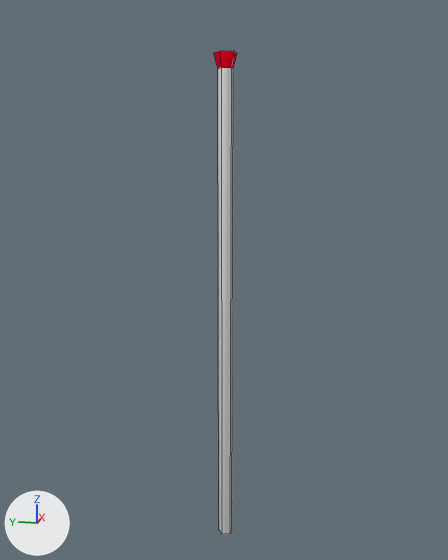
An edit to the Blender file materials/models/tank/tank.blend, drawn before and after from the same camera.
Before and after are seen from a 50 mm lens placed at (-1.128, 0.187, 1.283), pointed at (-0.55, 0.302, 1.139). Arrows for +X, +Y and +Z are at lower left; the lights stay in place. Mesh edges are drawn as thin lines. The same objects are shown in both versions, whatever each file hides.

The older version as bpy lines, for what is in view:
```python
me_cylinder_008 = bpy.data.meshes.new('Cylinder.008')
me_cylinder_008.from_pydata(...)  # 15 vertices, 12 faces; spans x -0.09..0.09, y -0.07..0.09, z -0.94..1.0
me_cylinder_008.polygons.foreach_set('use_smooth', [True] * 12)
# faces by material slot: [7, 5]
me_cylinder_008.materials.append(mat_antenna_tip)  # red #e70023
me_cylinder_008.materials.append(mat_tank)  # its picture is missing
ob_antenna = bpy.data.objects.new('Antenna', me_cylinder_008)
ob_antenna.location = (-0.5567, 0.2992, 1.0994)
ob_antenna.scale = (0.121, 0.121, 0.248)
```
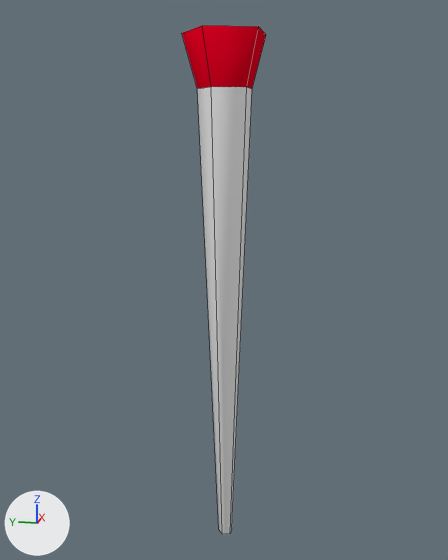
What differs and where, as boxes [x1, y1, x2, y2] in the pictures (448 x 560 px):
'Antenna', reshaped (254% wider)
    before: [214, 51, 237, 534]
    after: [182, 26, 266, 534]

What changed in the scene script:
```text
Change me_cylinder_008:
    where me_cylinder_008.from_pydata(...)  # 15 vertices, 12 faces; spans x -0.09..0.09, y -0.07..0.09, z -0.94..1.0
    used by ob_antenna; location = (-0.5567, 0.2992, 1.0994); scale = (0.121, 0.121, 0.248)
    me_cylinder_008 part 1: all 10 vertices in x -0.09..0.09, y -0.07..0.09, z 0.94..1.0 are scaled about their middle by 3.6, then moved by (0.0, 0.02, 0.0)
```
